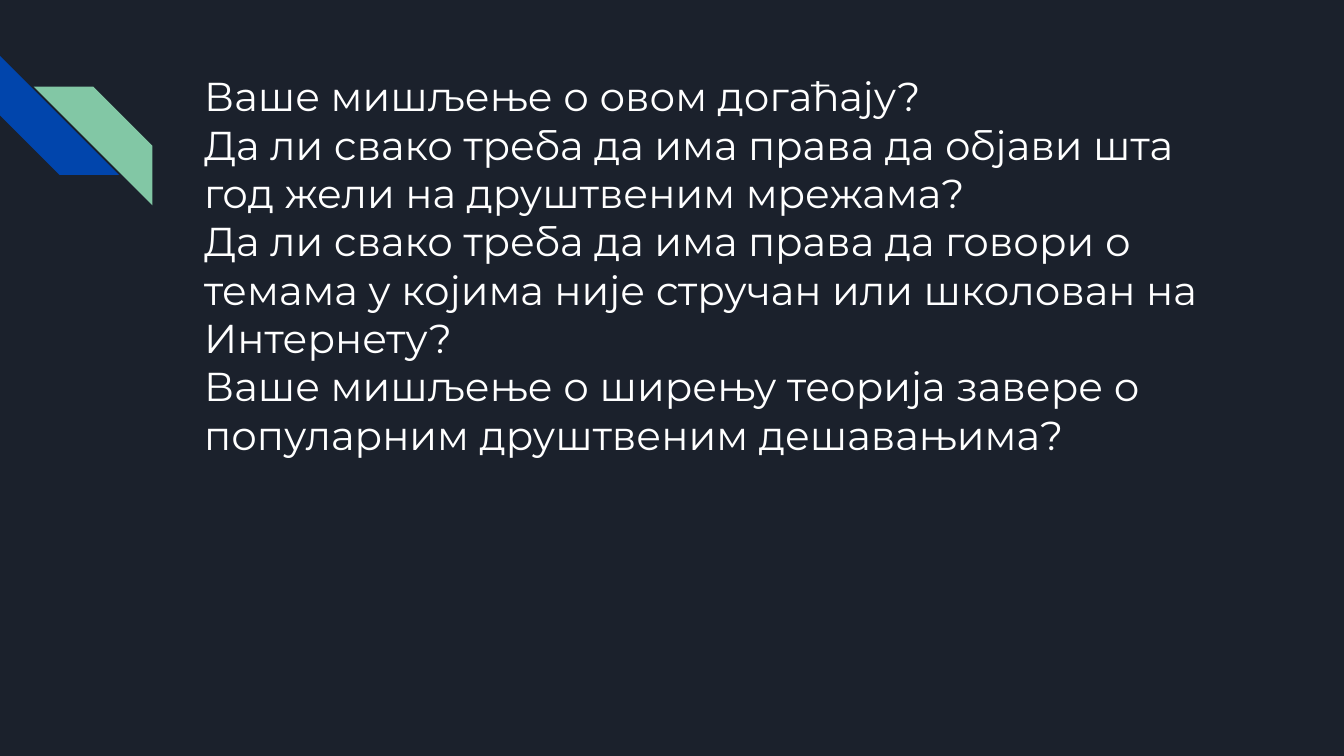
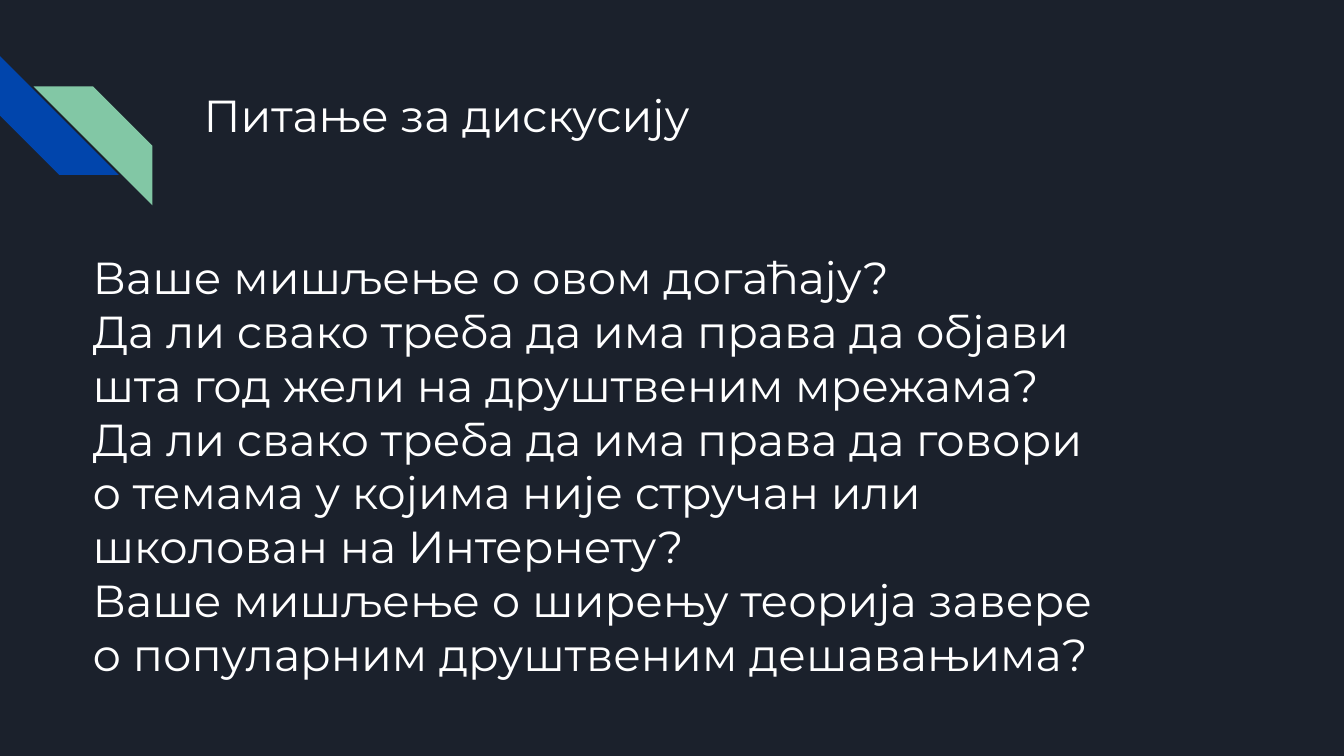
Before and after one commit to vukvuk21/RID, a slide deck: slide 14 of rid_2022_seminarski/mi18099_Andrijana_Aleksic/predavanje_1/slobodagovora.pptx (slide 13 before the commit). Drawn at 1344x756 pixels with LibreOffice and Linux fonts; fonts in the diff are those of the drawing. Boxes give left, top, right and bottom in pixels: in the first picture for what was removed or moved away, otherwise in the second. Text is boxed around its words. In the diff, an @@ line names an element or a change of style, - is before the commit and + after.

```diff
--- a/rid_2022_seminarski/mi18099_Andrijana_Aleksic/predavanje_1/slobodagovora.pptx
+++ b/rid_2022_seminarski/mi18099_Andrijana_Aleksic/predavanje_1/slobodagovora.pptx
@@ text added at <box>204,98,689,141</box>, 24 pt, text #FFFFFF @@
+Питање за дискусију
@@ text at <box>93,260,1092,680</box>: text changed; size 21.6 to 24 pt @@
-Ваше мишљење о овом догаћају?
-Да ли свако треба да има права да објави шта год жели на друштвеним мрежама?
-Да ли свако треба да има права да говори о темама у којима није стручан или школован на Интернету?
-Ваше мишљење о ширењу теорија завере о популарним друштвеним дешавањима?
+Ваше мишљење о овом догаћају?
+Да ли свако треба да има права да објави шта год жели на друштвеним мрежама?
+Да ли свако треба да има права да говори о темама у којима није стручан или школован на Интернету?
+Ваше мишљење о ширењу теорија завере о популарним друштвеним дешавањима?
```
Also in this commit, not shown: 10 other slides changed, 1 slide added, 4 other files.
